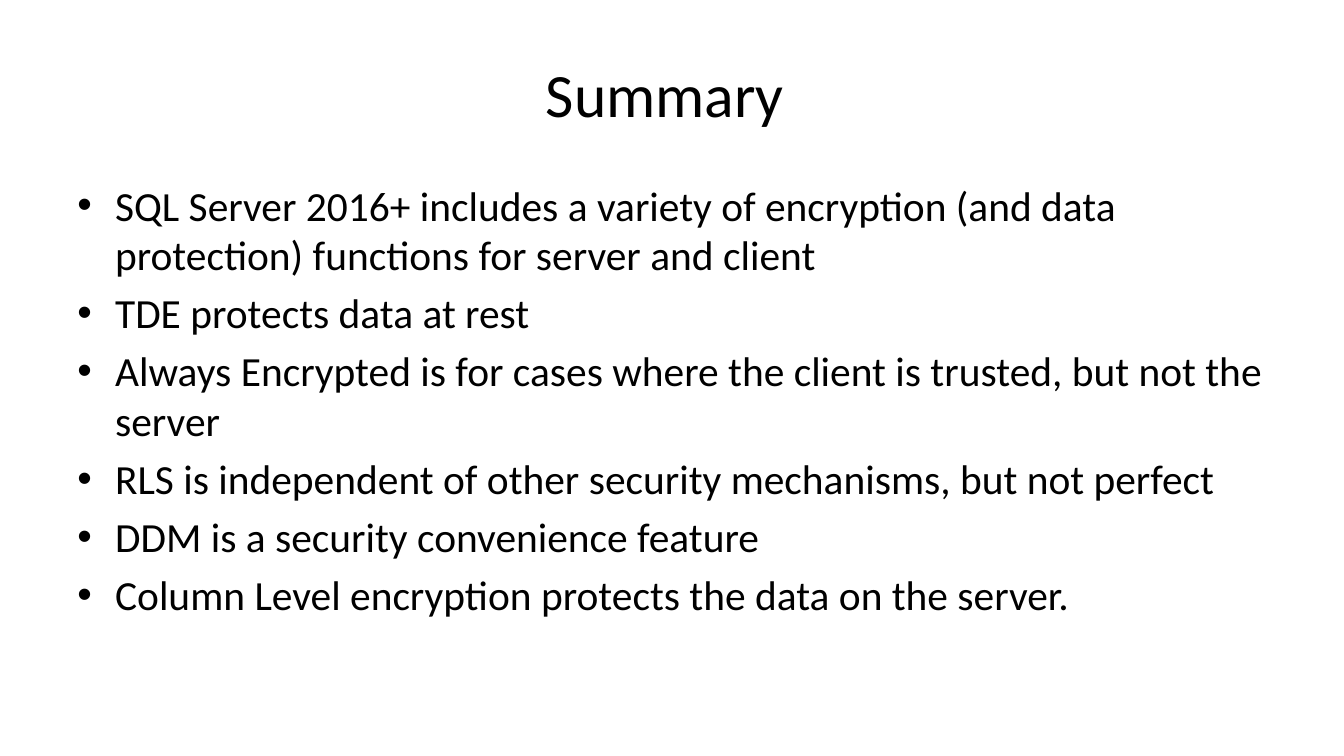
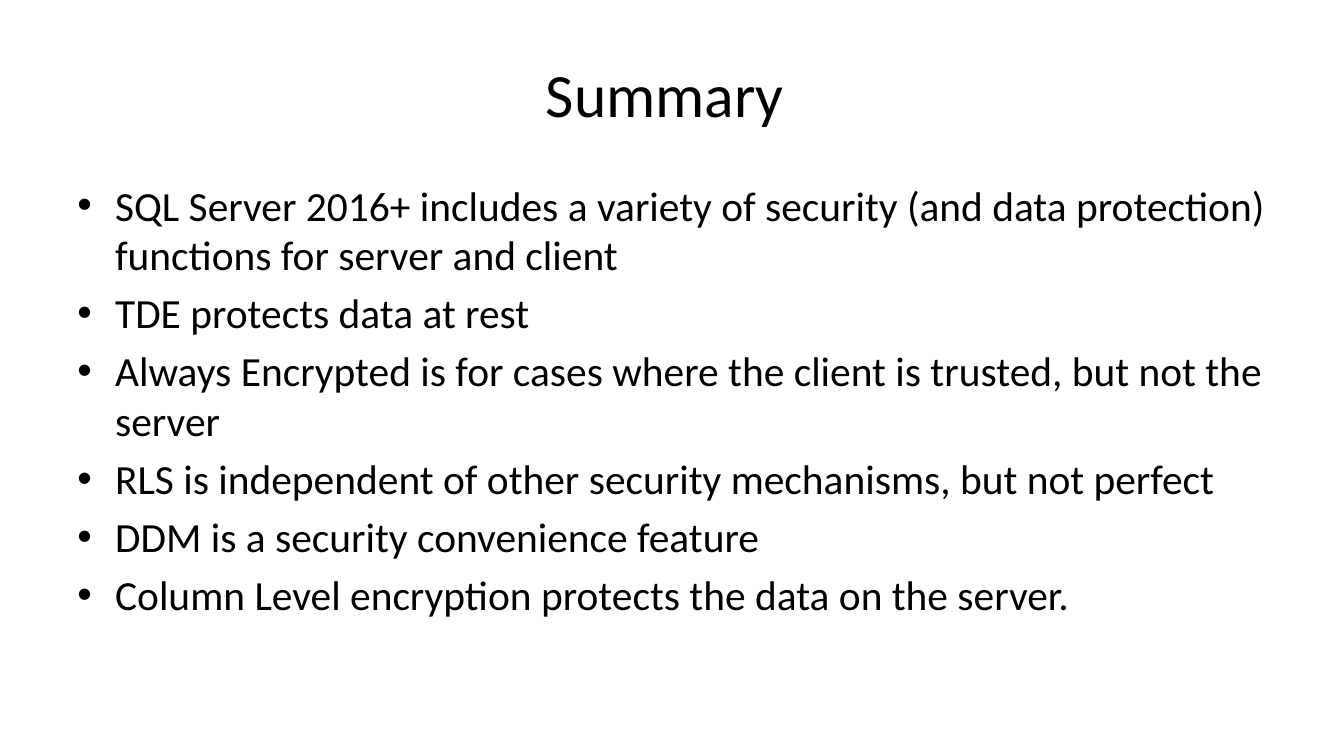
Before and after one commit to way0utwest/EndtoEndEncryptedSQL2016, a slide deck: slide 34 of ATourofSQLServer2016SecurityFeatures.pptx. Drawn at 1344x756 pixels with LibreOffice and Linux fonts; fonts in the diff are those of the drawing; background and template pictures are left out. Boxes give left, top, right and bottom in pixels: in the first picture for what was removed or moved away, otherwise in the second. Text is boxed around its words. In the diff, an @@ line names an element or a change of style, - is before the commit and + after.

```diff
--- a/ATourofSQLServer2016SecurityFeatures.pptx
+++ b/ATourofSQLServer2016SecurityFeatures.pptx
@@ text at bbox=[115, 191, 1264, 271]: text changed @@
-• SQL Server 2016+ includes a variety of encryption (and data protection) functions for server and client
+• SQL Server 2016+ includes a variety of security (and data protection) functions for server and client
```
Also in this commit, not shown: 1 other slide changed, 4 other files.
